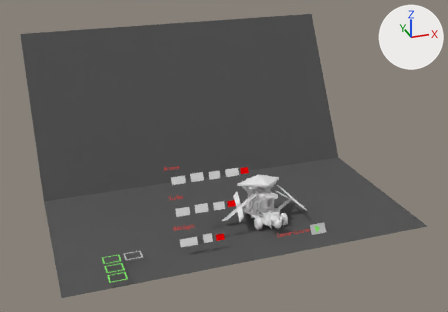
What one commit did to the Blender file Menu.blend.
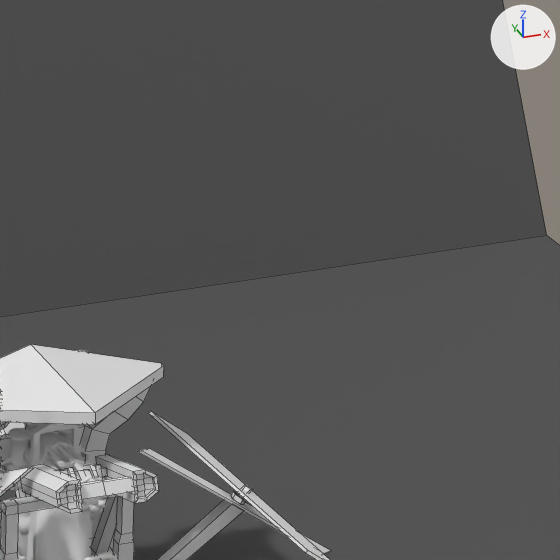
Old and new are each drawn whole from a 50 mm lens placed at (-8.19, -21.85, 12.45), pointed at (0.09, 1.76, 1.61) and again close up on the part from 57% to 76% of the width and 39% to 67% of the height. Lighting does not change. The marker at upper right points along +X, +Y and +Z. The close-ups show mesh edges as thin lines.

Objects in the first close-up: 'background', 'kart', 'lames', 'lance_roquette', 'mini_gun', 'pistolet', 'planeur'.
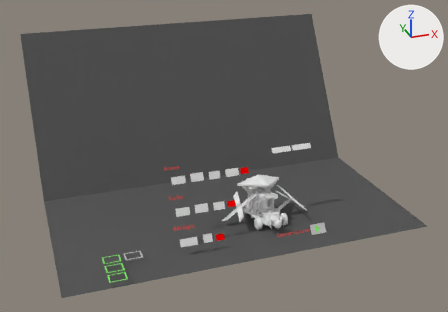
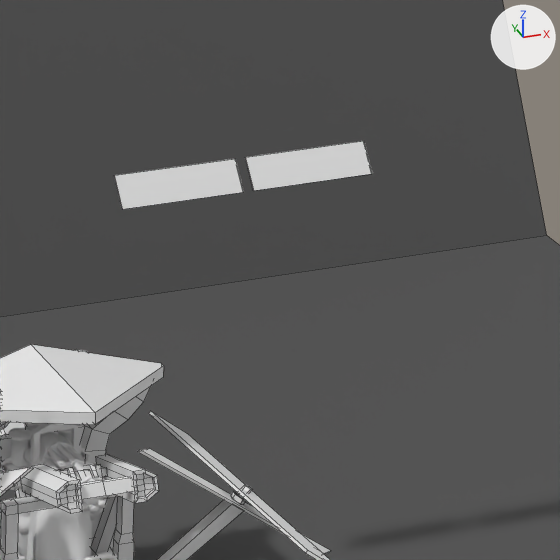
Commit message: menu azerty qwerty + bug frein résolu

Changed parts and their boxes (x1, y1, x2, y2) in the close-ups (560 x 560 px):
'azerty_on', added
    after: (115, 159, 244, 209)
'qwerty_on', added
    after: (246, 141, 372, 191)
'azerty_off', added
    after: (114, 175, 242, 209)
'qwerty_off', added
    after: (245, 157, 355, 191)

The change, as a list of edits to the scene's bpy script:
```text
Add mat_azertqwerty:
    mat_azertqwerty = diffuse_material('azertqwerty')
    mat_azertqwerty.base_color = (0.8, 0.8, 0.8)  # white #e7e7e7
Add me_plane_027:
    me_plane_027.from_pydata([(-1.0, -1.0, 0.0), (1.0, -1.0, 0.0), (-1.0, 1.0, 0.0), (1.0, 1.0, 0.0)], [], [(0, 1, 3, 2)])
    me_plane_027.materials.append(mat_azertqwerty)  # its picture is missing
Add me_plane_028:
    me_plane_028.from_pydata([(-1.0, -1.0, 0.0), (1.0, -1.0, 0.0), (-1.0, 1.0, 0.0), (1.0, 1.0, 0.0)], [], [(0, 1, 3, 2)])
    me_plane_028.materials.append(mat_azertqwerty)  # its picture is missing
Add me_plane_029:
    me_plane_029.from_pydata([(-1.0, -1.0, 0.0), (1.0, -1.0, 0.0), (-1.0, 1.0, 0.0), (1.0, 1.0, 0.0)], [], [(0, 1, 3, 2)])
    me_plane_029.materials.append(mat_azertqwerty)  # its picture is missing
Add me_plane_030:
    me_plane_030.from_pydata([(-1.0, -1.0, 0.0), (1.0, -1.0, 0.0), (-1.0, 1.0, 0.0), (1.0, 1.0, 0.0)], [], [(0, 1, 3, 2)])
    me_plane_030.materials.append(mat_azertqwerty)  # its picture is missing
Add ob_azerty_on:
    ob_azerty_on = bpy.data.objects.new('azerty_on', me_plane_027)
    ob_azerty_on.location = (1.919, -0.202, 2.443)
    ob_azerty_on.rotation_euler = (0.893, 0.0, 0.0)  # degrees (51, 0, 0)
    ob_azerty_on.scale = (0.425, 0.115, 0.663)
Add ob_qwerty_on:
    ob_qwerty_on = bpy.data.objects.new('qwerty_on', me_plane_028)
    ob_qwerty_on.location = (2.842, -0.202, 2.443)
    ob_qwerty_on.rotation_euler = (0.893, 0.0, 0.0)  # degrees (51, 0, 0)
    ob_qwerty_on.scale = (0.425, 0.115, 0.663)
Add ob_qwerty_off:
    ob_qwerty_off = bpy.data.objects.new('qwerty_off', me_plane_029)
    ob_qwerty_off.location = (2.842, -0.19, 2.437)
    ob_qwerty_off.rotation_euler = (0.893, 0.0, 0.0)  # degrees (51, 0, 0)
    ob_qwerty_off.scale = (0.425, 0.115, 0.663)
Add ob_azerty_off:
    ob_azerty_off = bpy.data.objects.new('azerty_off', me_plane_030)
    ob_azerty_off.location = (1.919, -0.19, 2.437)
    ob_azerty_off.rotation_euler = (0.893, 0.0, 0.0)  # degrees (51, 0, 0)
    ob_azerty_off.scale = (0.425, 0.115, 0.663)
```
